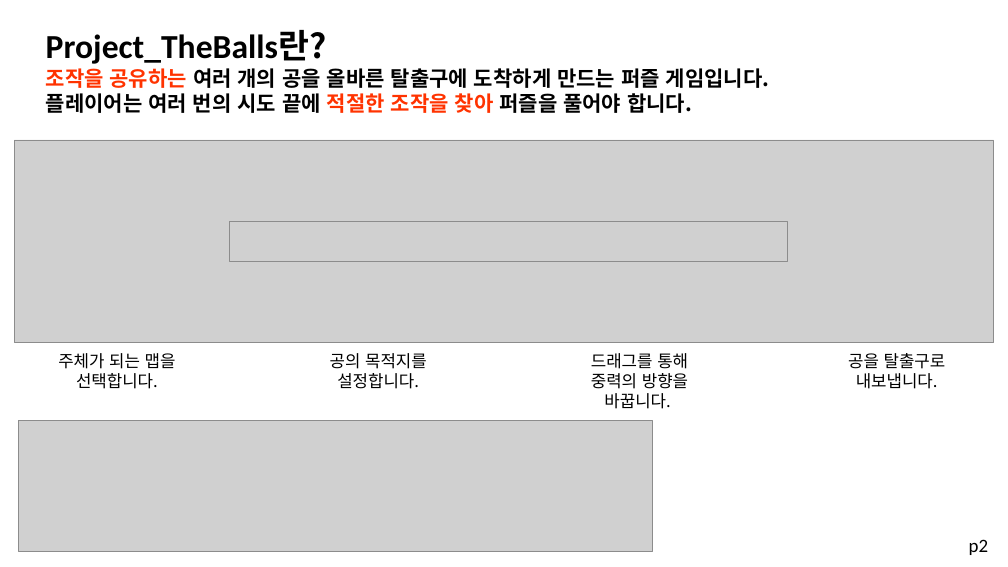
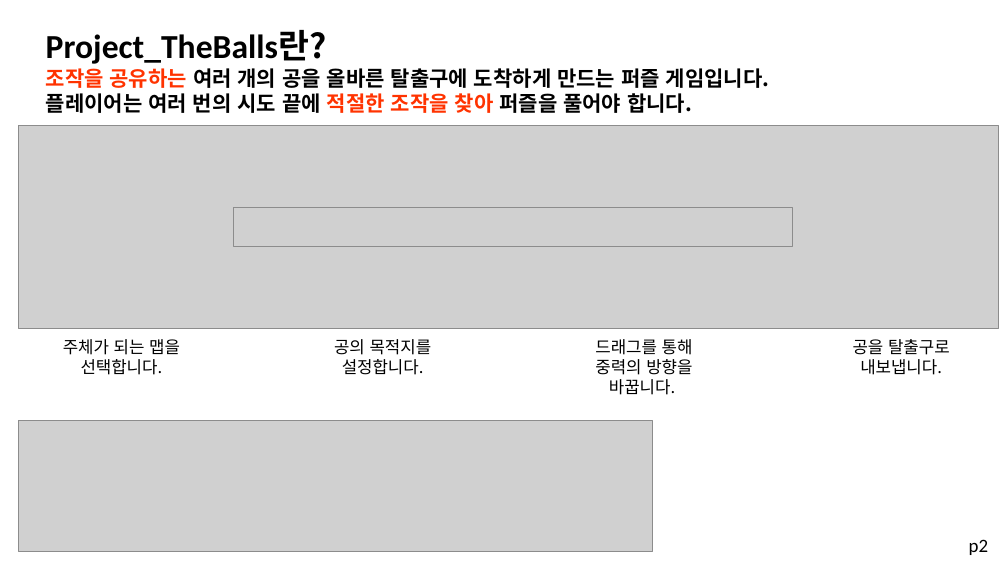
Before and after one commit to kjpark102312/Jagu_Agis, a slide deck: slide 11 of Documents/PartyBall/Project_TheBalls.pptx (slide 7 before the commit). Drawn at 1008x567 pixels with LibreOffice and Linux fonts; fonts in the diff are those of the drawing; grey boxes stand for pictures. Boxes give left, top, right and bottom in pixels: in the first picture for what was removed or moved away, otherwise in the second. Text is boxed around its words. In the diff, an @@ line names an element or a change of style, - is before the commit and + after.

```diff
--- a/Documents/PartyBall/Project_TheBalls.pptx
+++ b/Documents/PartyBall/Project_TheBalls.pptx
@@ 4 texts, 2 pictures: place and size @@
-4 texts, 2 pictures at (14,140,994,409)
+4 texts, 2 pictures at (19,126,998,395)
```
Also in this commit, not shown: 2 other slides changed, 5 slides added, 1 slide removed, 3 other files.
